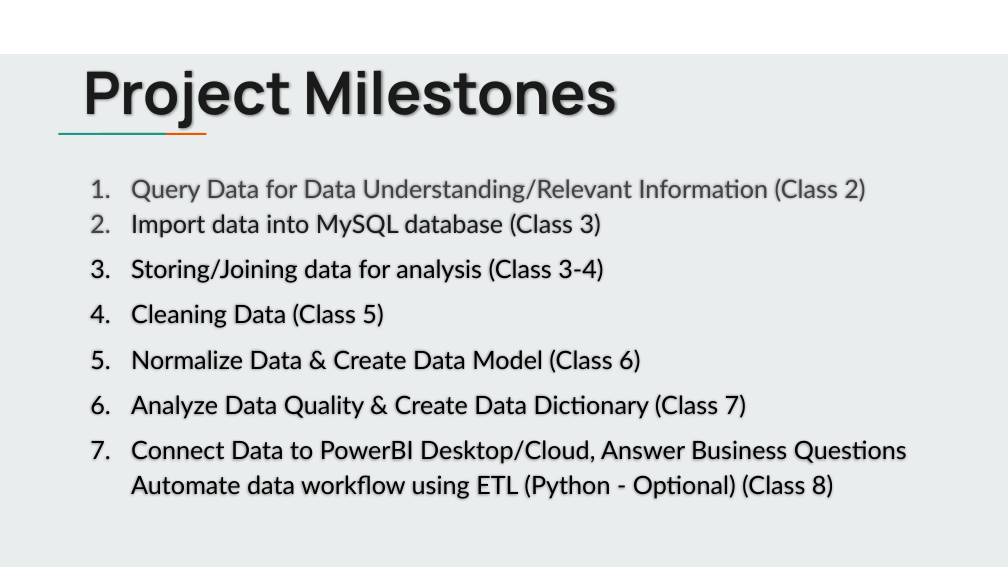
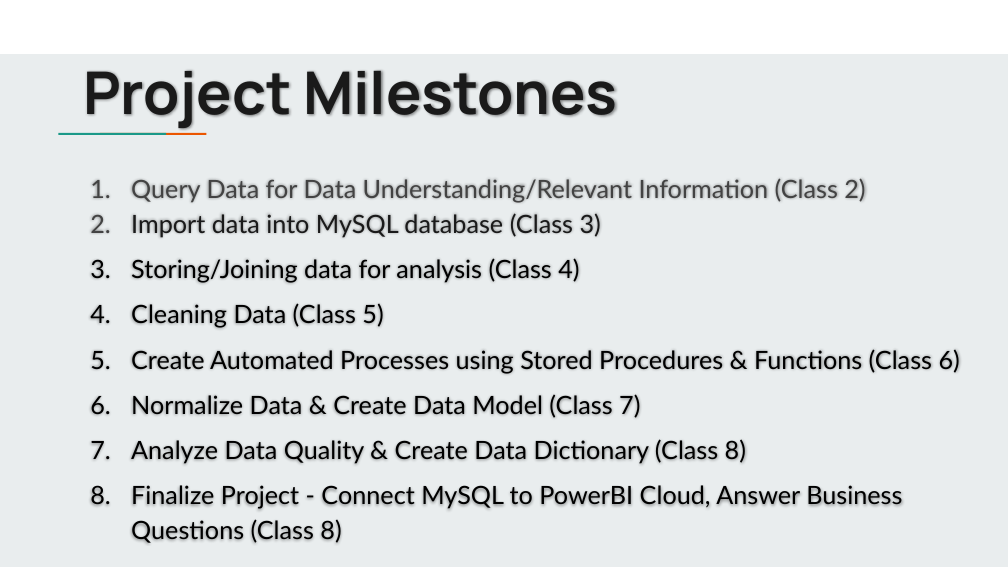
Before and after one commit to jbergmann56/OSDA-DataManipulationAndManagement, a slide deck: slide 6 of Class Project/Class Project - DMM.pptx (slide 3 before the commit). Drawn at 1008x567 pixels with LibreOffice and Linux fonts; fonts in the diff are those of the drawing. Boxes give left, top, right and bottom in pixels: in the first picture for what was removed or moved away, otherwise in the second. Text is boxed around its words. In the diff, an @@ line names an element or a change of style, - is before the commit and + after.

```diff
--- a/Class Project/Class Project - DMM.pptx
+++ b/Class Project/Class Project - DMM.pptx
@@ text at <box>131,258,579,283</box>: text changed @@
-3. Storing/Joining data for analysis (Class 3-4)
+3. Storing/Joining data for analysis (Class 4)
@@ text at <box>90,349,960,509</box>: text changed @@
-5. Normalize Data & Create Data Model (Class 6)
-6. Analyze Data Quality & Create Data Dictionary (Class 7)
-7. Connect Data to PowerBI Desktop/Cloud, Answer Business Questions Automate data workflow using ETL (Python - Optional) (Class 8)
+5. Create Automated Processes using Stored Procedures & Functions (Class 6)
+6. Normalize Data & Create Data Model (Class 7)
+7. Analyze Data Quality & Create Data Dictionary (Class 8)
+8. Finalize Project - Connect MySQL to PowerBI Cloud, Answer Business Questions (Class 8)
```
Also in this commit, not shown: 1 other slide changed, 34 other files.
